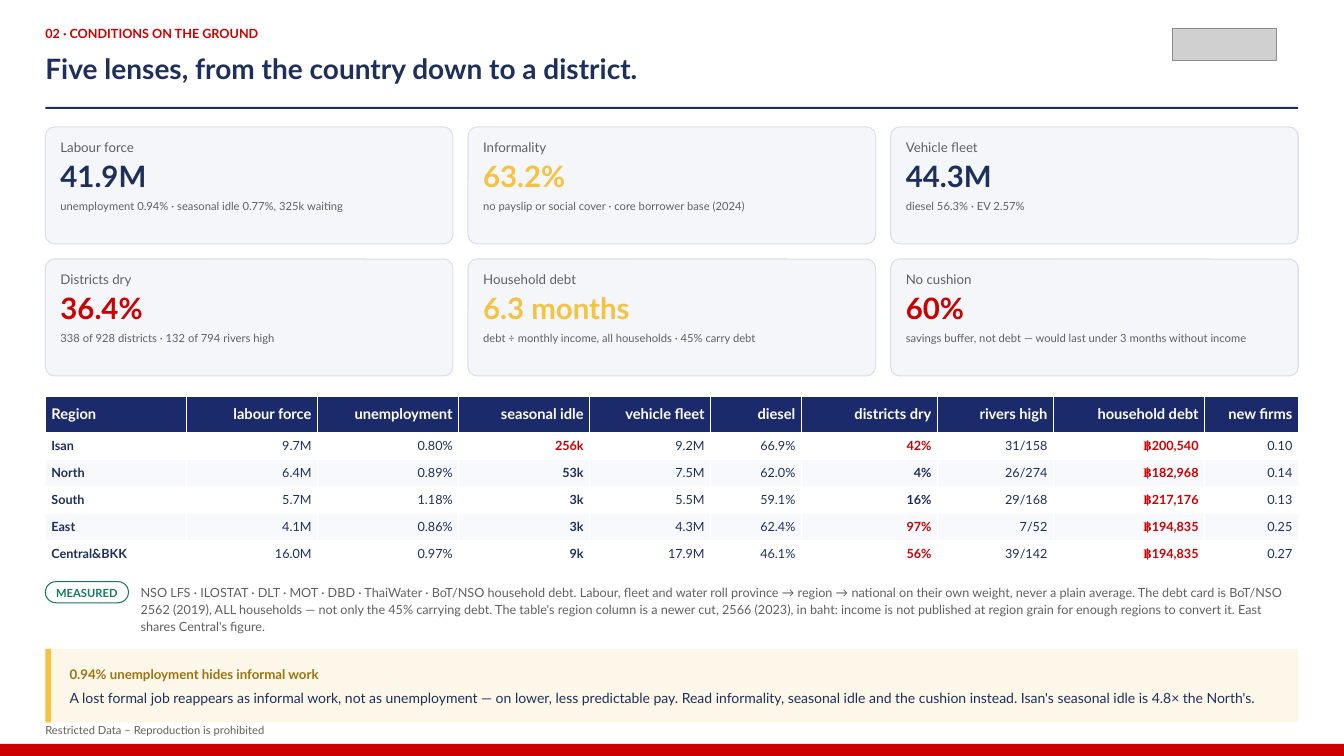
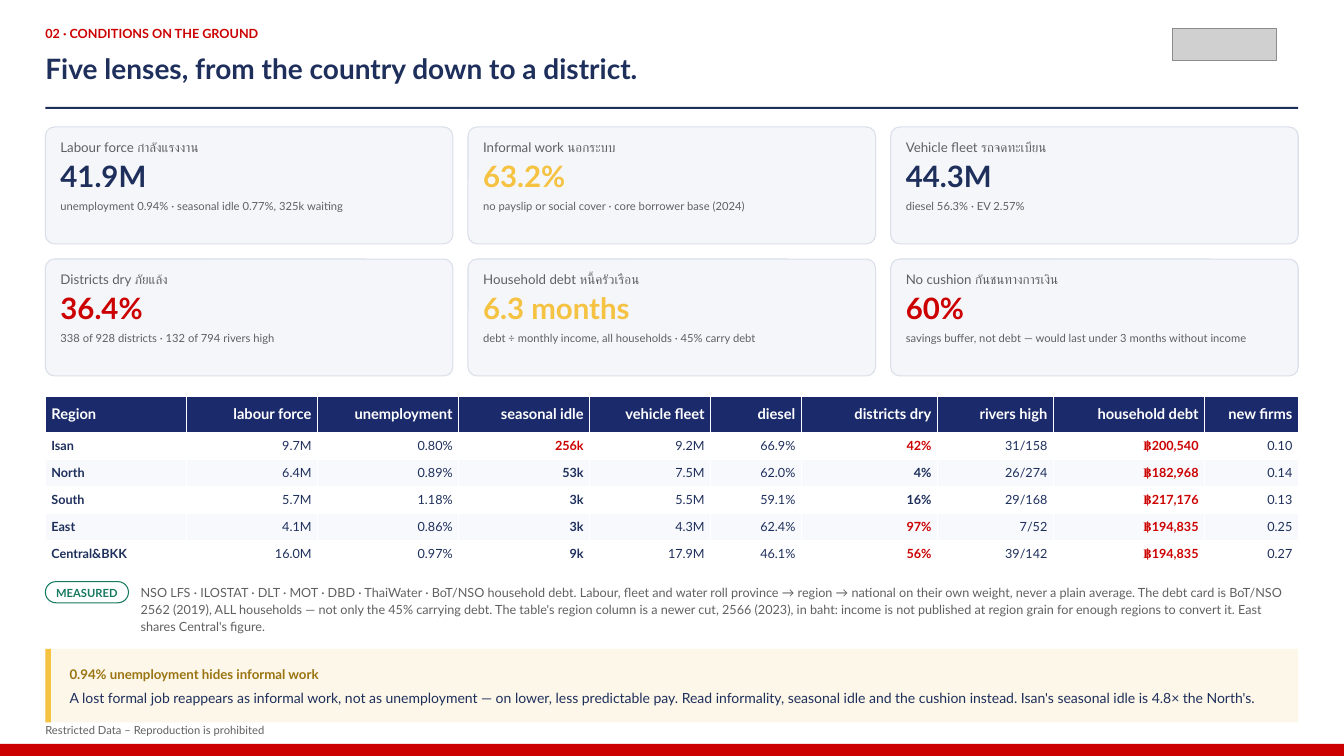
Before and after one commit to kaustavb2101/competitive-intel, a slide deck: slide 4 of docs/decks/mcom-2026-08-05-macro.pptx. Drawn at 1344x756 pixels with LibreOffice and Linux fonts; fonts in the diff are those of the drawing; grey boxes stand for pictures. Boxes give left, top, right and bottom in pixels: in the first picture for what was removed or moved away, otherwise in the second. Text is boxed around its words. In the diff, an @@ line names an element or a change of style, - is before the commit and + after.

```diff
--- a/docs/decks/mcom-2026-08-05-macro.pptx
+++ b/docs/decks/mcom-2026-08-05-macro.pptx
@@ text at <box>60,142,198,152</box>: text changed @@
-Labour force
+Labour force กำลังแรงงาน
@@ text at <box>483,142,615,152</box>: text changed @@
-Informality
+Informal work นอกระบบ
@@ text at <box>906,142,1046,152</box>: text changed @@
-Vehicle fleet
+Vehicle fleet รถจดทะเบียน
@@ text at <box>60,274,168,286</box>: text changed @@
-Districts dry
+Districts dry ภัยแล้ง
@@ text at <box>483,274,639,284</box>: text changed @@
-Household debt
+Household debt หนี้ครัวเรือน
@@ text at <box>906,274,1058,284</box>: text changed @@
-No cushion
+No cushion กันชนทางการเงิน
```
Also in this commit, not shown: 3 other slides changed, 1 other file.
